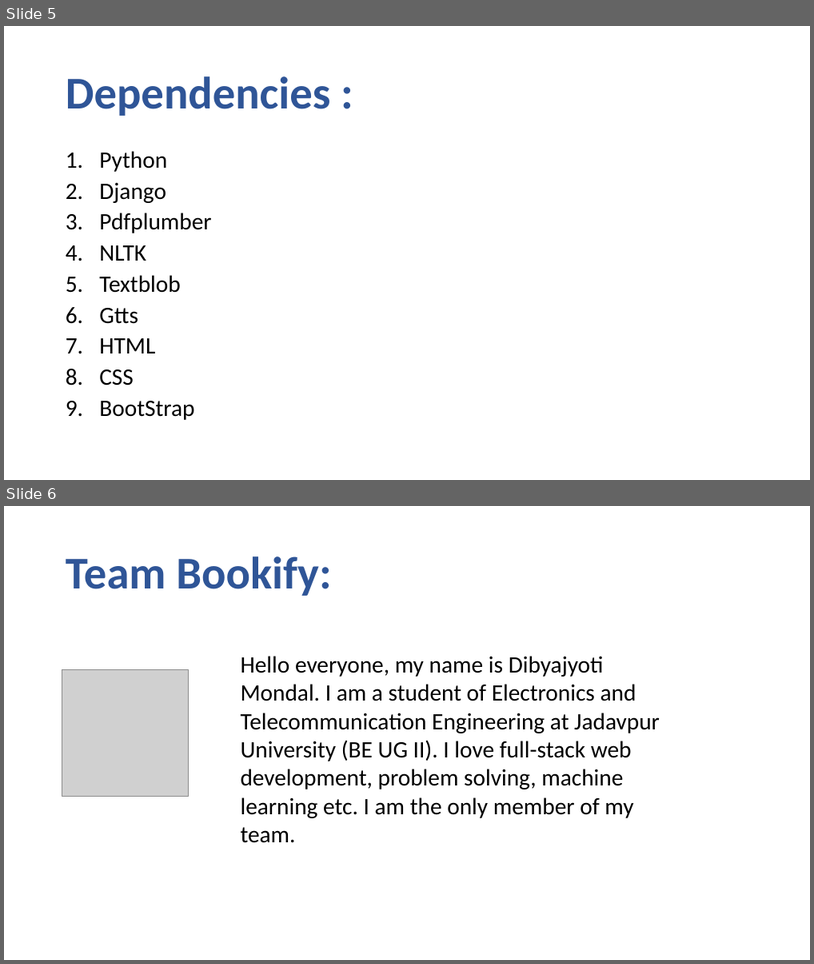
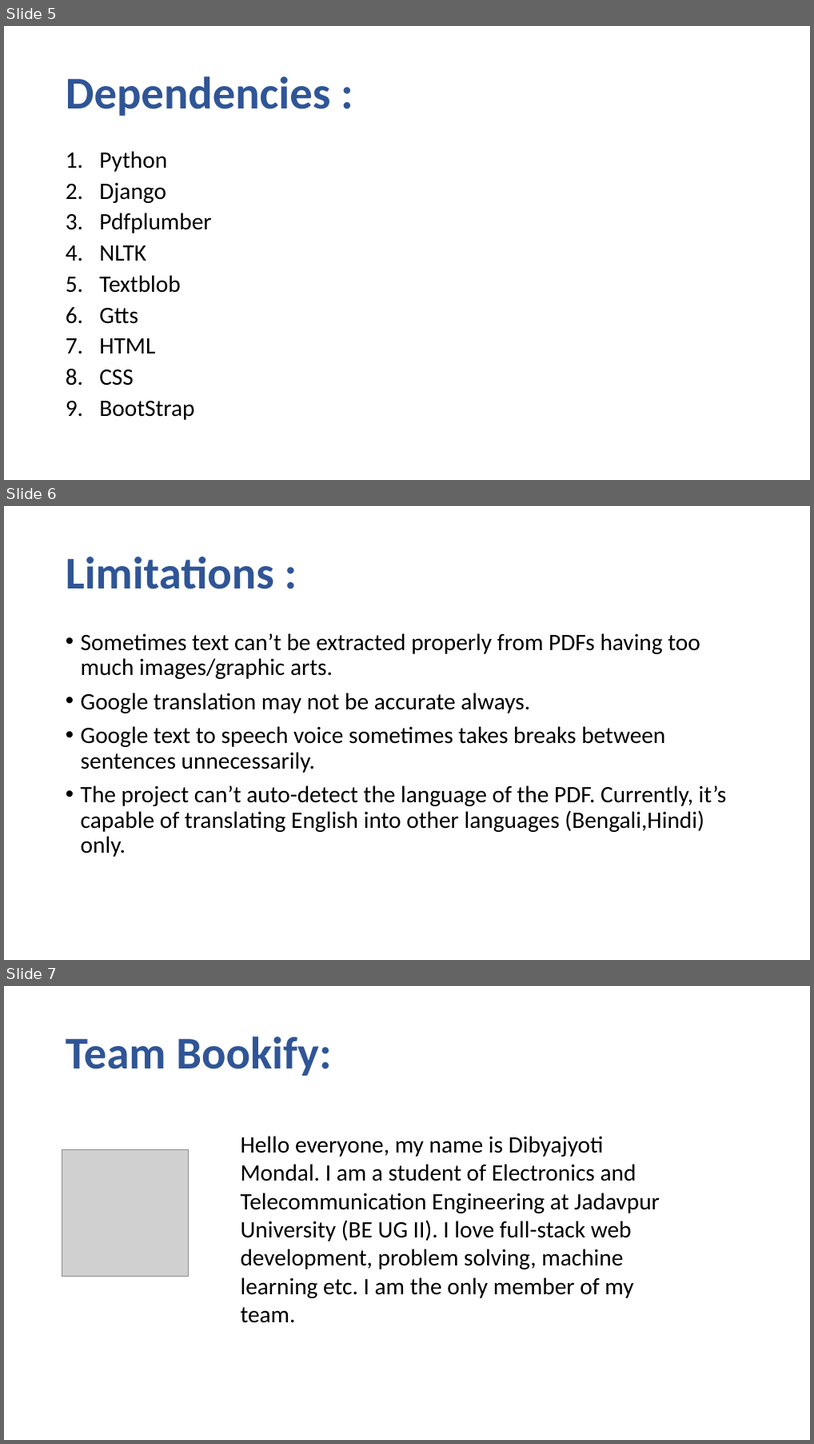
Before and after one commit to djm-1/Hacknitp3.0, a slide deck: Bookify.pptx. Shown one above the other, each under a label of ours: slides 5 and 6 before the commit, slides 5, 6 and 7 after it. The pictures are 814x964 and 814x1444 pixels, drawn with LibreOffice and Linux fonts; fonts in the diff are those of the drawing; grey boxes stand for pictures. Boxes give left, top, right and bottom in pixels: in the first picture for what was removed or moved away, otherwise in the second. Text is boxed around its words. In the diff, an @@ line names an element or a change of style, - is before the commit and + after.

Commit message:
PPT updated

```diff
--- a/Bookify.pptx
+++ b/Bookify.pptx
@@ slide 6 added at bbox=[4, 506, 810, 960], background #FFFFFF @@
@@ title added at bbox=[66, 556, 274, 589], 54 pt, text #2F5597, bold @@
+Limitations :
@@ text added at bbox=[81, 633, 727, 856], 28 pt, text #000000 @@
+• Sometimes text can’t be extracted properly from PDFs having too much images/graphic arts.
+• Google translation may not be accurate always.
+• Google text to speech voice sometimes takes breaks between sentences unnecessarily.
+• The project can’t auto-detect the language of the PDF. Currently, it’s capable of translating English into other languages (Bengali,Hindi) only.
@@ what was slide 6 is now slide 7 @@
```
